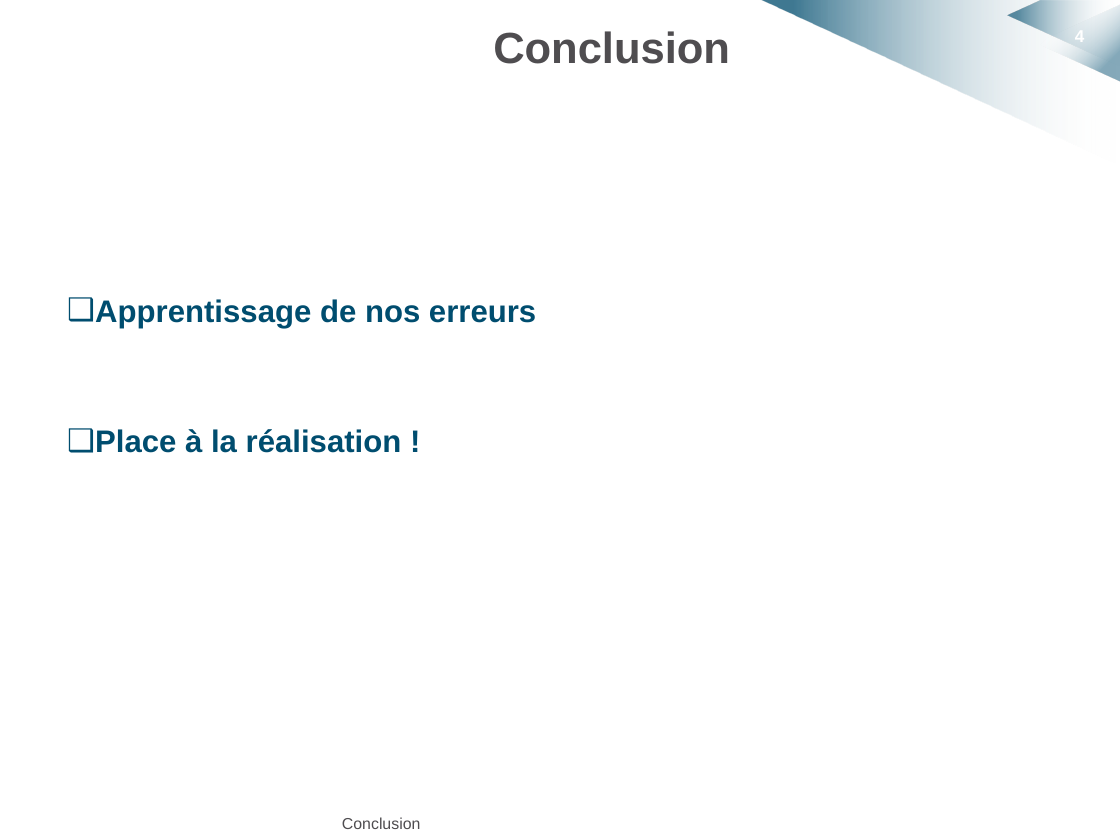
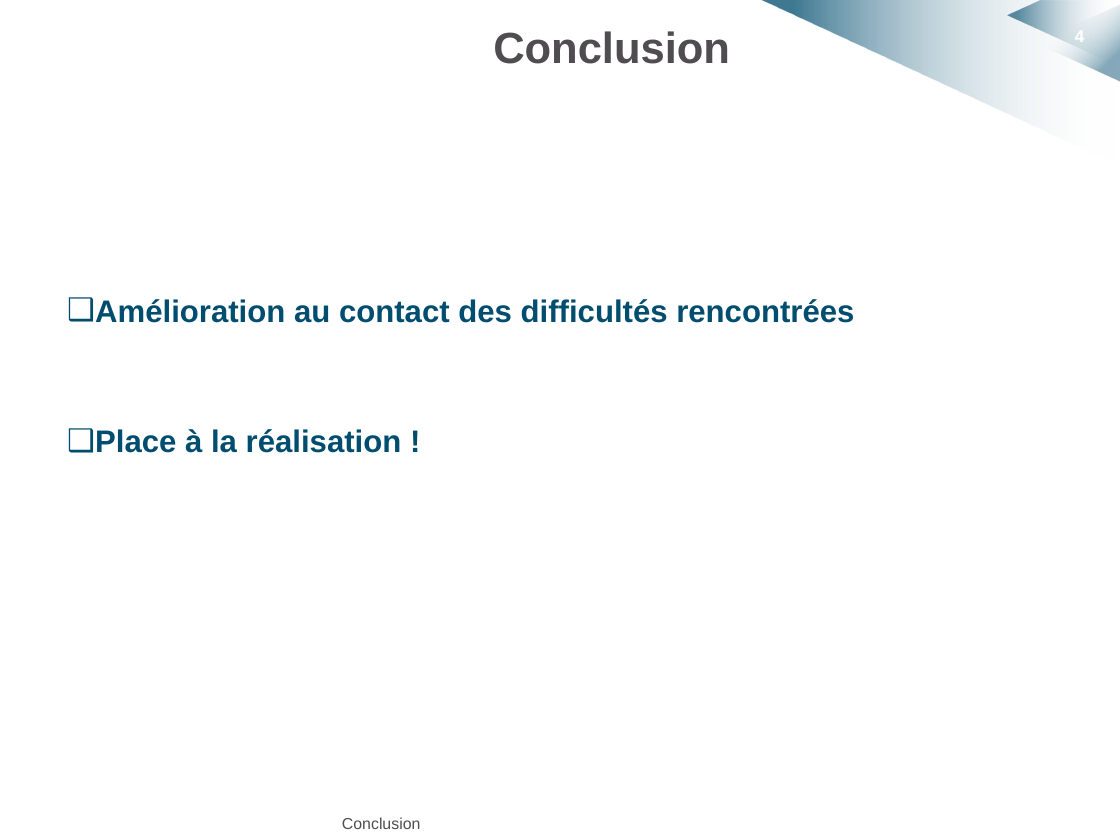
Before and after one commit to HKervadec/korrigolo, a slide deck: slide 4 of soutenances/projet_decembre/planif_et_conclu.pptx. Drawn at 1120x840 pixels with LibreOffice and Linux fonts; fonts in the diff are those of the drawing; background and template pictures are left out. Boxes give left, top, right and bottom in pixels: in the first picture for what was removed or moved away, otherwise in the second. Text is boxed around its words. In the diff, an @@ line names an element or a change of style, - is before the commit and + after.

```diff
--- a/soutenances/projet_decembre/planif_et_conclu.pptx
+++ b/soutenances/projet_decembre/planif_et_conclu.pptx
@@ text at [95, 299, 854, 323]: text changed @@
-❑ Apprentissage de nos erreurs
+❑ Amélioration au contact des difficultés rencontrées
```
Also in this commit, not shown: 1 other file.
